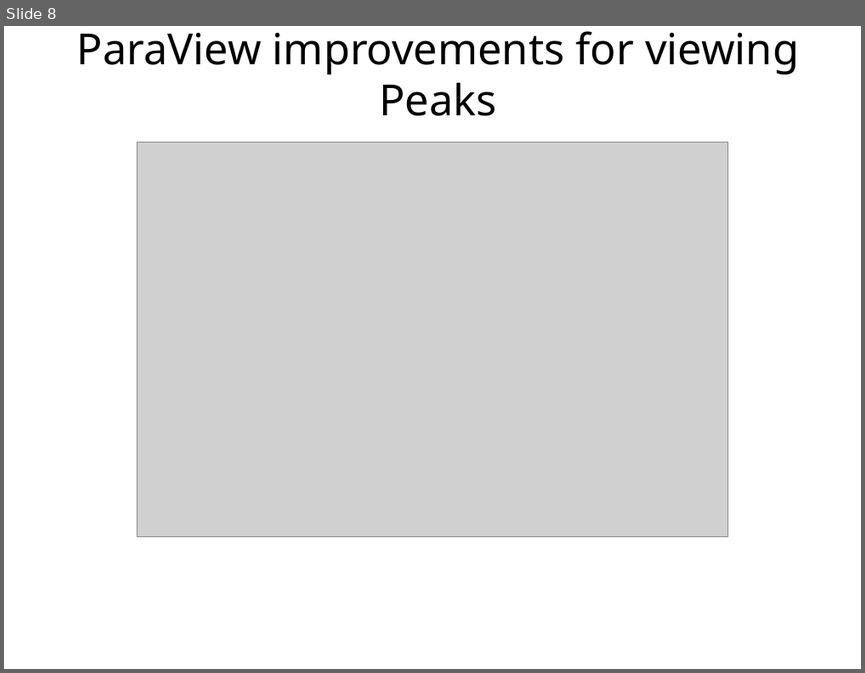
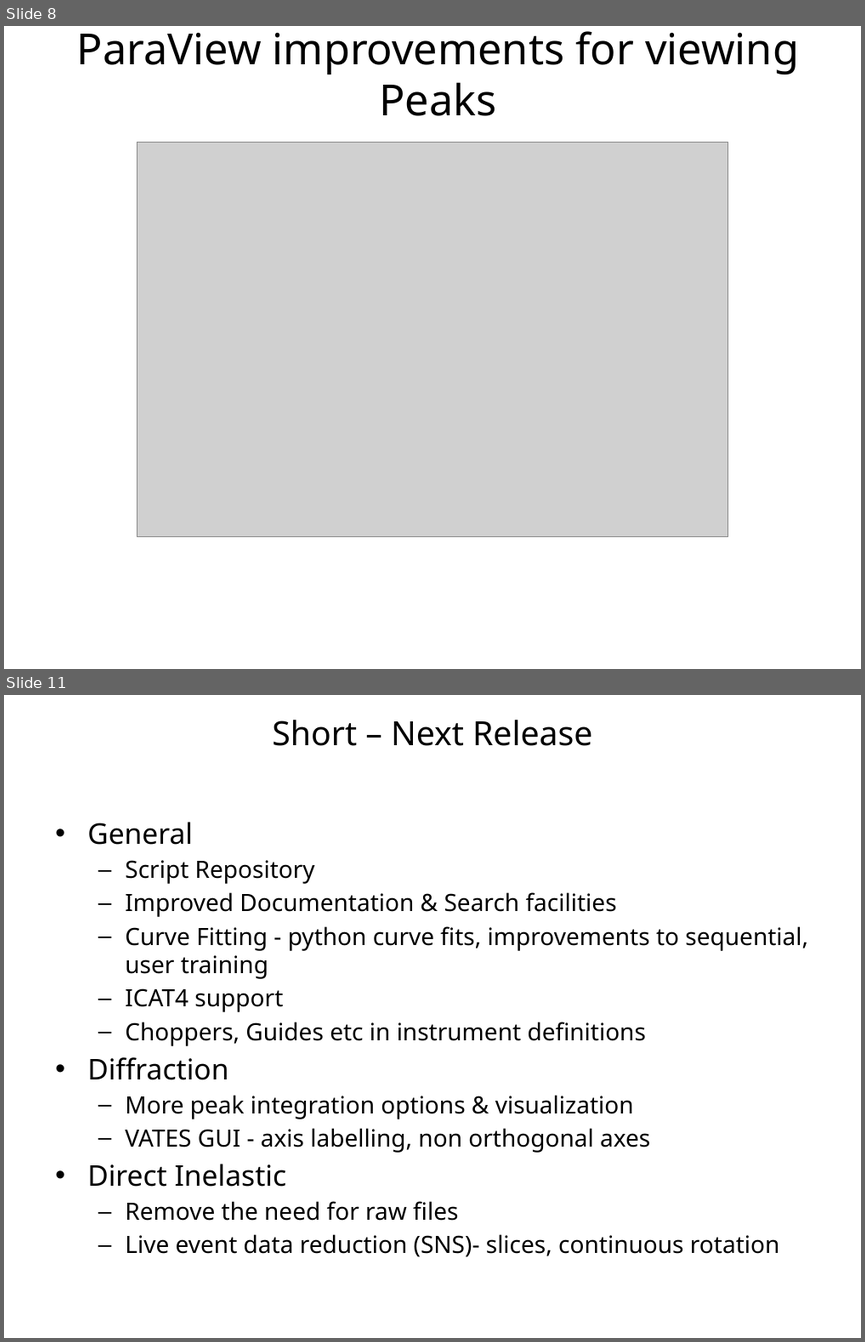
Before and after one commit to mantidproject/documents, a slide deck: Presentations/Scientific Steering Committee/Mantid Scientific Steering committee Feb 2013.pptx. Shown one above the other, each under a label of ours: slide 8 before the commit, slides 8 and 11 after it; the slides between them are not shown. The pictures are 865x673 and 865x1342 pixels, drawn with LibreOffice and Linux fonts; fonts in the diff are those of the drawing; grey boxes stand for pictures; background and template pictures are left out. Boxes give left, top, right and bottom in pixels: in the first picture for what was removed or moved away, otherwise in the second. Text is boxed around its words. In the diff, an @@ line names an element or a change of style, - is before the commit and + after.

```diff
--- a/Presentations/Scientific Steering Committee/Mantid Scientific Steering committee Feb 2013.pptx
+++ b/Presentations/Scientific Steering Committee/Mantid Scientific Steering committee Feb 2013.pptx
@@ slide 11 added at [4,695,861,1338], background #FFFFFF @@
@@ title added at [272,720,593,746], 28 pt, text #000000 @@
+Short – Next Release
@@ text added at [87,822,808,1257], 20 pt, text #000000 @@
+• General
+  – Script Repository
+  – Improved Documentation & Search facilities
+  – Curve Fitting - python curve fits, improvements to sequential, user training
+  – ICAT4 support
+  – Choppers, Guides etc in instrument definitions
+• Diffraction
+  – More peak integration options & visualization
+  – VATES GUI - axis labelling, non orthogonal axes
+• Direct Inelastic
+  – Remove the need for raw files
+  – Live event data reduction (SNS)- slices, continuous rotation
```
Also in this commit, not shown: 1 slide changed, 5 other slides added.
